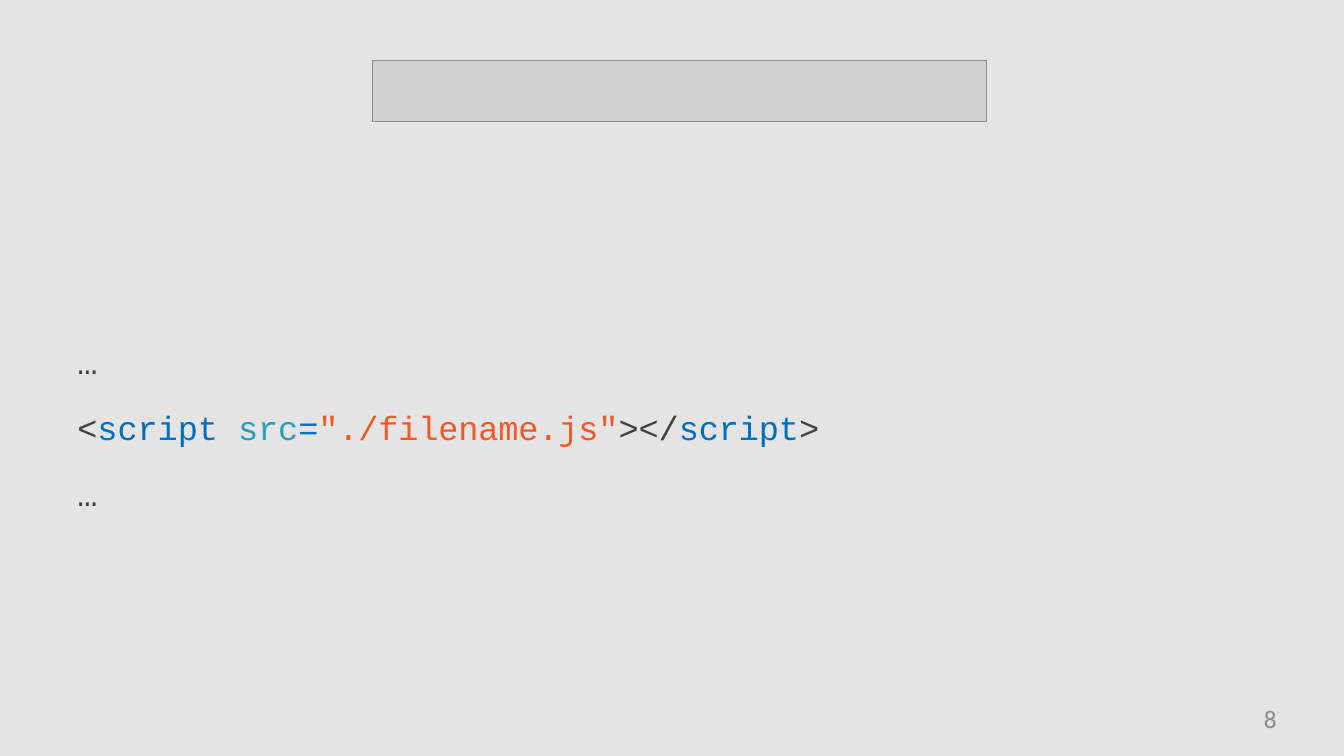
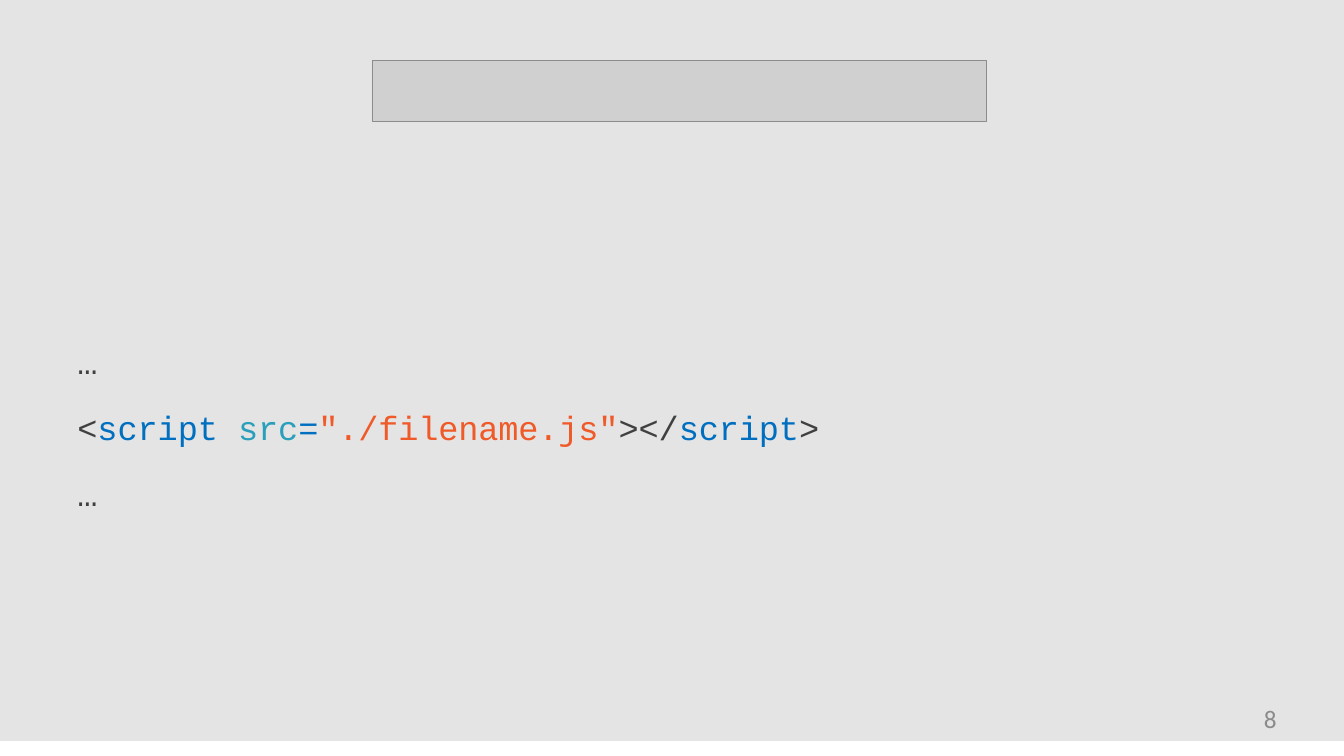
Before and after one commit to StevenJoseph19/JavaScript, a slide deck: slide 8 of Day 2/JavaScript/Slides/3. JavaScript Beginnings/javascript-beginnings-slides.pptx. Drawn at 1344x756 pixels with LibreOffice and Linux fonts; fonts in the diff are those of the drawing; grey boxes stand for pictures. Boxes give left, top, right and bottom in pixels: in the first picture for what was removed or moved away, otherwise in the second. Text is boxed around its words. In the diff, an @@ line names an element or a change of style, - is before the commit and + after.

```diff
--- a/Day 2/JavaScript/Slides/3. JavaScript Beginnings/javascript-beginnings-slides.pptx
+++ b/Day 2/JavaScript/Slides/3. JavaScript Beginnings/javascript-beginnings-slides.pptx
@@ freeform shape: place and size @@
-freeform shape at <box>0,0,1344,756</box>
+freeform shape at <box>0,0,1344,741</box>
```
Also in this commit, not shown: 8 other files.
